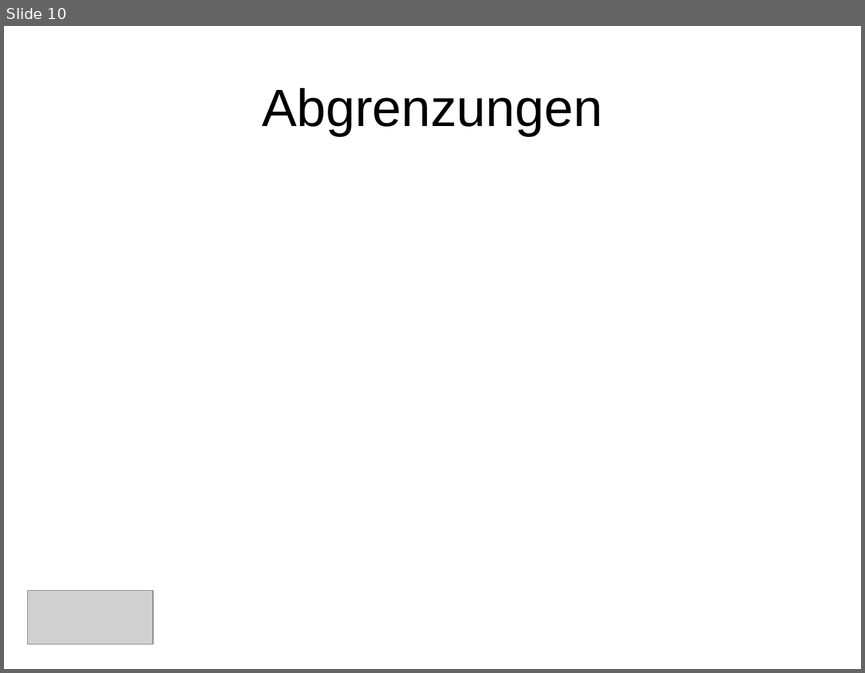
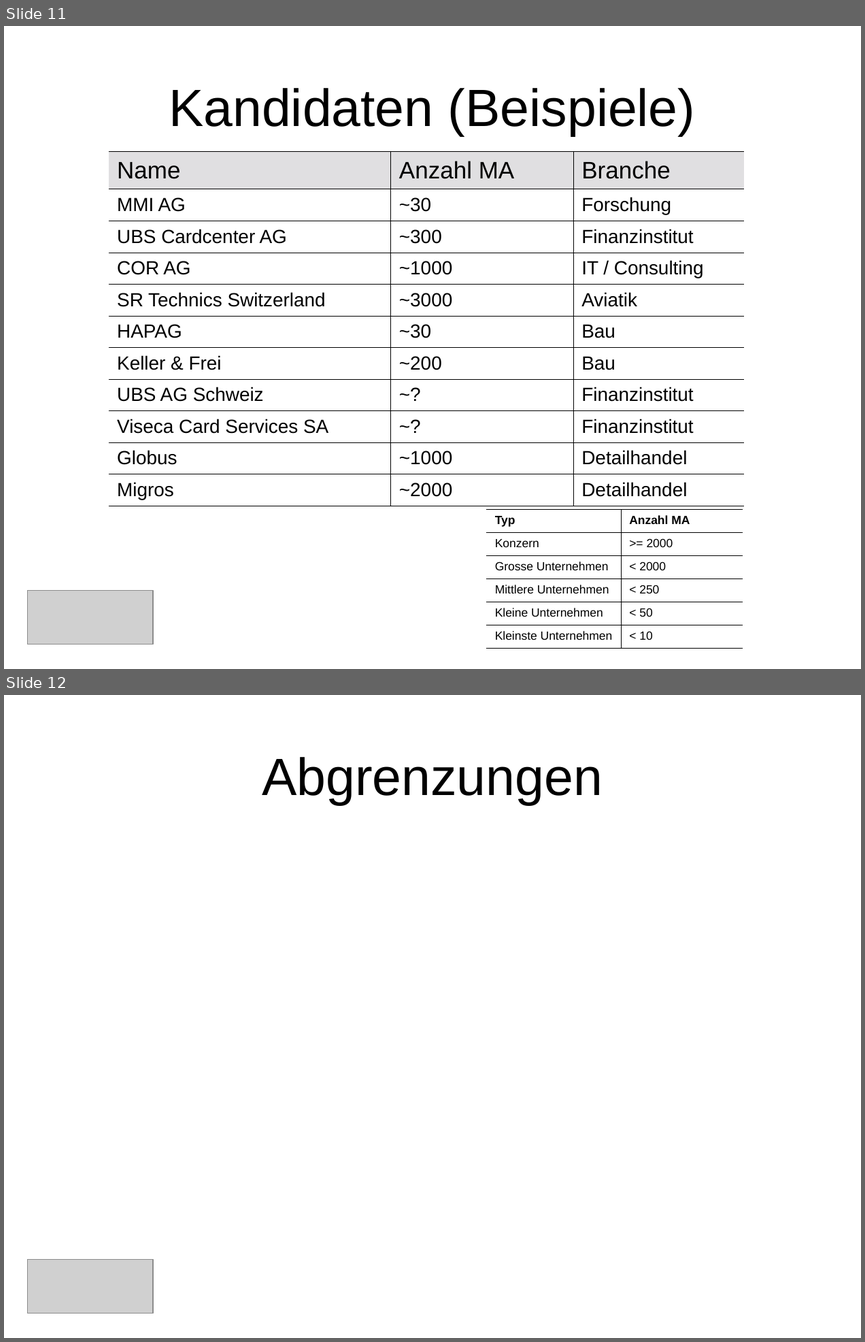
Before and after one commit to saw303/masterstudy, a slide deck: disposition/Präsentation.ppt. Shown one above the other, each under a label of ours: slide 10 before the commit, slides 11 and 12 after it. The pictures are 865x673 and 865x1342 pixels, drawn with LibreOffice and Linux fonts; fonts in the diff are those of the drawing; grey boxes stand for pictures. Boxes give left, top, right and bottom in pixels: in the first picture for what was removed or moved away, otherwise in the second. Text is boxed around its words. In the diff, an @@ line names an element or a change of style, - is before the commit and + after.

```diff
--- a/disposition/Präsentation.ppt
+++ b/disposition/Präsentation.ppt
@@ slide 11 added at box(4, 26, 861, 669), background #FFFFFF @@
@@ title added at box(169, 88, 696, 136), 44 pt, text #000000 @@
+Kandidaten (Beispiele)
@@ table added at box(109, 152, 743, 504), 11 rows, 3 columns @@
+Name | Anzahl MA | Branche
+MMI AG | ~30 | Forschung
+UBS Cardcenter AG | ~300 | Finanzinstitut
+COR AG | ~1000 | IT / Consulting
+SR Technics Switzerland | ~3000 | Aviatik
+HAPAG | ~30 | Bau
+Keller & Frei | ~200 | Bau
+UBS AG Schweiz | ~? | Finanzinstitut
+Viseca Card Services SA | ~? | Finanzinstitut
+Globus | ~1000 | Detailhandel
+Migros | ~2000 | Detailhandel
@@ table added at box(486, 509, 742, 645), 6 rows, 2 columns @@
+Typ | Anzahl MA
+Konzern | >= 2000
+Grosse Unternehmen | < 2000
+Mittlere Unternehmen | < 250
+Kleine Unternehmen | < 50
+Kleinste Unternehmen | < 10
@@ picture added at box(27, 590, 153, 643) @@
@@ what was slide 10 is now slide 12 @@
```
Also in this commit, not shown: 2 slides changed, 2 other slides added, 1 other file.
